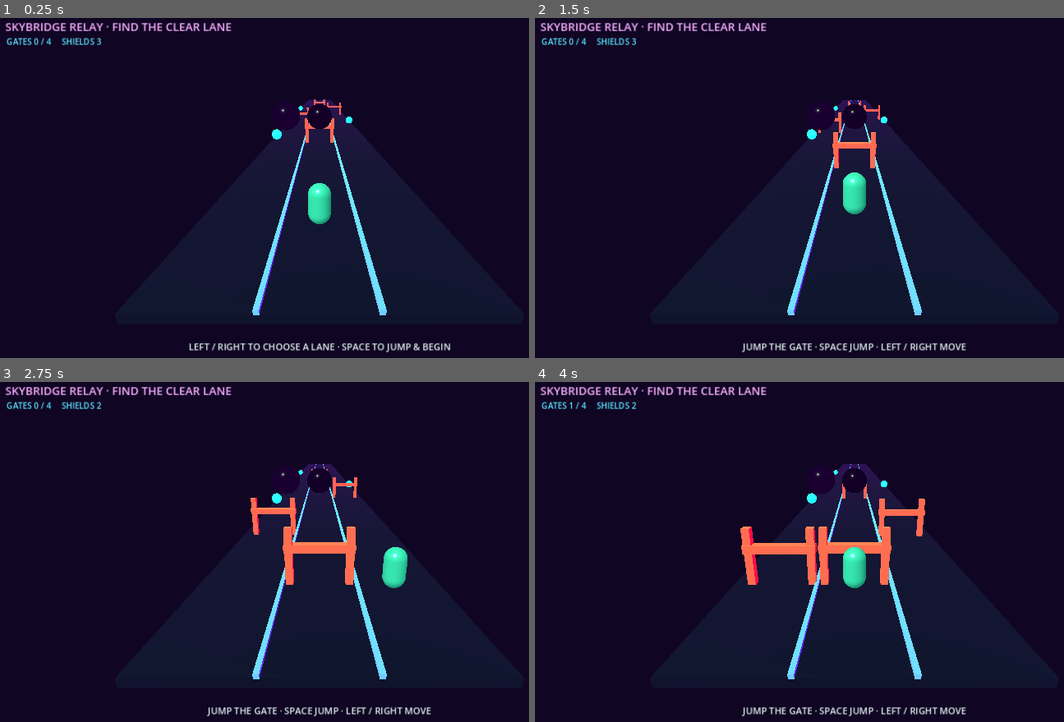
Above: before the commit, frames 1-4 (two rows, left to right).
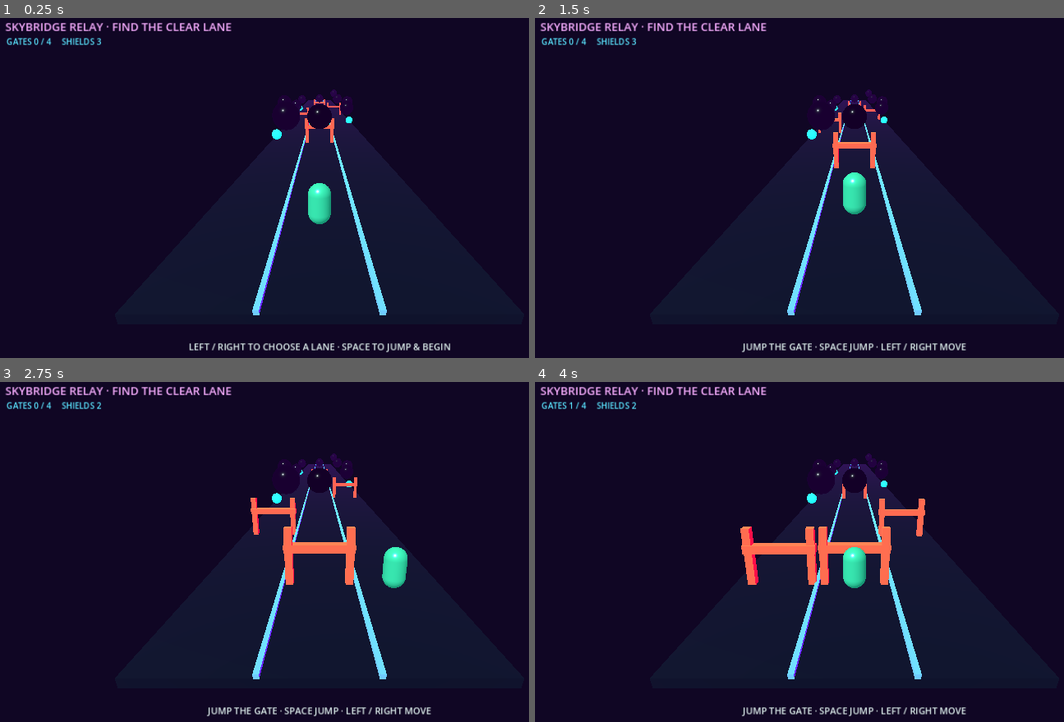
Above: after the commit, the same moments.

Repository: fadexadex/flow
Game: Godot game, scene res://skybridge_relay.tscn
Two runs of this game, one before a commit and one after it. Both use one fixed random seed, a clock stepped at 60 frames per second and the inputs below.
Inputs:
- Up to frame 1 (0.25 s): no input
- Up to frame 2 (1.5 s): tap Enter at 0.5 s; hold Right 0.53-1.28 s; tap Space at 0.77 s; hold Left from 1.28 s (still down)
- Up to frame 3 (2.75 s): tap Space at 1.52 s; release Left at 2.03 s; hold Right from 2.03 s (still down)
- Up to frame 4 (4 s): tap Space at 3.02, 3.77 s; release Right at 3.53 s; hold Left from 3.53 s (still down)

The runs differ from the first frame. In frame 1, 0.1% of the frame differs, in the area x 53-66%, y 21-28%; in frame 2, 0.1%, in the area x 53-66%, y 21-29%; in frame 3, 0.1%; in frame 4, 0.1%.

Commit message:
feat: preserve live frames during recorded scene updates

Diff:
--- a/examples/skybridge_relay/skybridge_relay.tscn
+++ b/examples/skybridge_relay/skybridge_relay.tscn
@@ -131,6 +131,46 @@
 [node name="BlackSignalOrbRight" type="MeshInstance3D" parent="."]
 position = Vector3(-3.7, 2.25, -22)
 scale = Vector3(1.7, 1.7, 1.7)
+mesh = SubResource("BlackOrb_mesh")
+material_override = SubResource("BlackOrb_material")
+
+[node name="BlackSignalOrbMidRight" type="MeshInstance3D" parent="."]
+position = Vector3(3.7, 2.6, -30)
+mesh = SubResource("BlackOrb_mesh")
+material_override = SubResource("BlackOrb_material")
+
+[node name="BlackSignalOrbLeftFar" type="MeshInstance3D" parent="."]
+position = Vector3(-3.9, 2.4, -40)
+mesh = SubResource("BlackOrb_mesh")
+material_override = SubResource("BlackOrb_material")
+
+[node name="BlackSignalOrbRightFar" type="MeshInstance3D" parent="."]
+position = Vector3(3.6, 3.1, -50)
+mesh = SubResource("BlackOrb_mesh")
+material_override = SubResource("BlackOrb_material")
+
+[node name="BlackSignalOrbCenterHorizon" type="MeshInstance3D" parent="."]
+position = Vector3(0, 2.8, -61)
+mesh = SubResource("BlackOrb_mesh")
+material_override = SubResource("BlackOrb_material")
+
+[node name="BlackSignalOrbSkyLeft" type="MeshInstance3D" parent="."]
+position = Vector3(-4.5, 3.4, -28)
+mesh = SubResource("BlackOrb_mesh")
+material_override = SubResource("BlackOrb_material")
+
+[node name="BlackSignalOrbSkyRight" type="MeshInstance3D" parent="."]
+position = Vector3(4.5, 3.0, -38)
+mesh = SubResource("BlackOrb_mesh")
+material_override = SubResource("BlackOrb_material")
+
+[node name="BlackSignalOrbDeepLeft" type="MeshInstance3D" parent="."]
+position = Vector3(-4.0, 2.7, -58)
+mesh = SubResource("BlackOrb_mesh")
+material_override = SubResource("BlackOrb_material")
+
+[node name="BlackSignalOrbDeepRight" type="MeshInstance3D" parent="."]
+position = Vector3(3.8, 3.8, -70)
 mesh = SubResource("BlackOrb_mesh")
 material_override = SubResource("BlackOrb_material")
 
Not shown, changed: public/mcp_bridge.js
